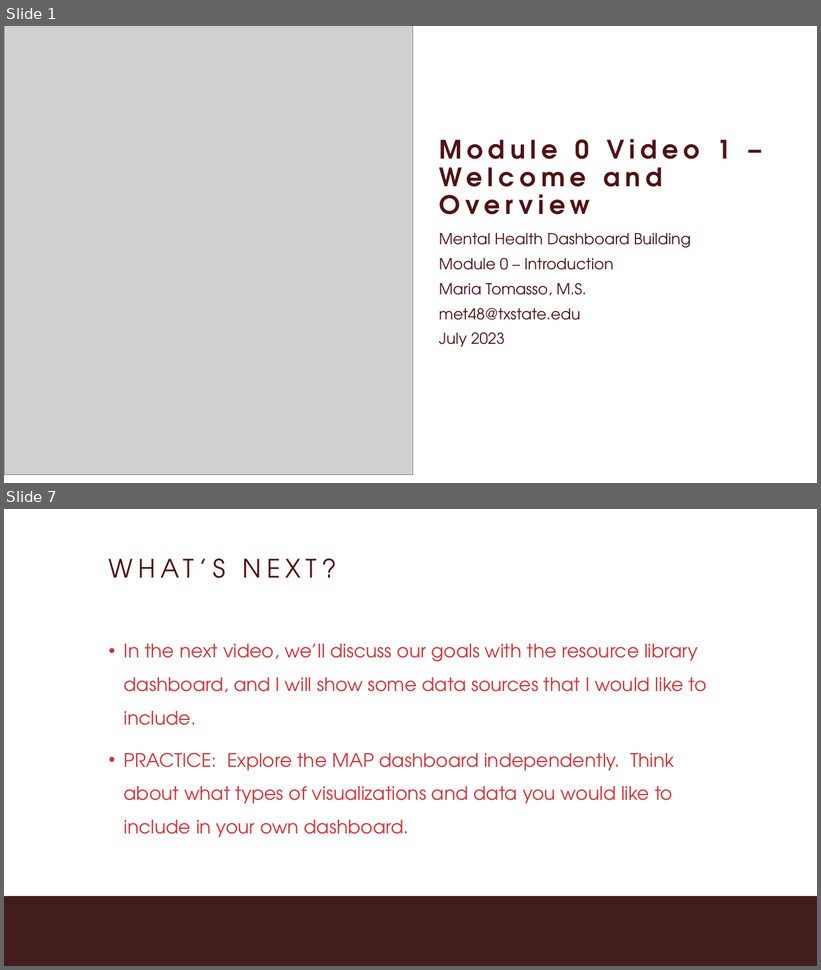
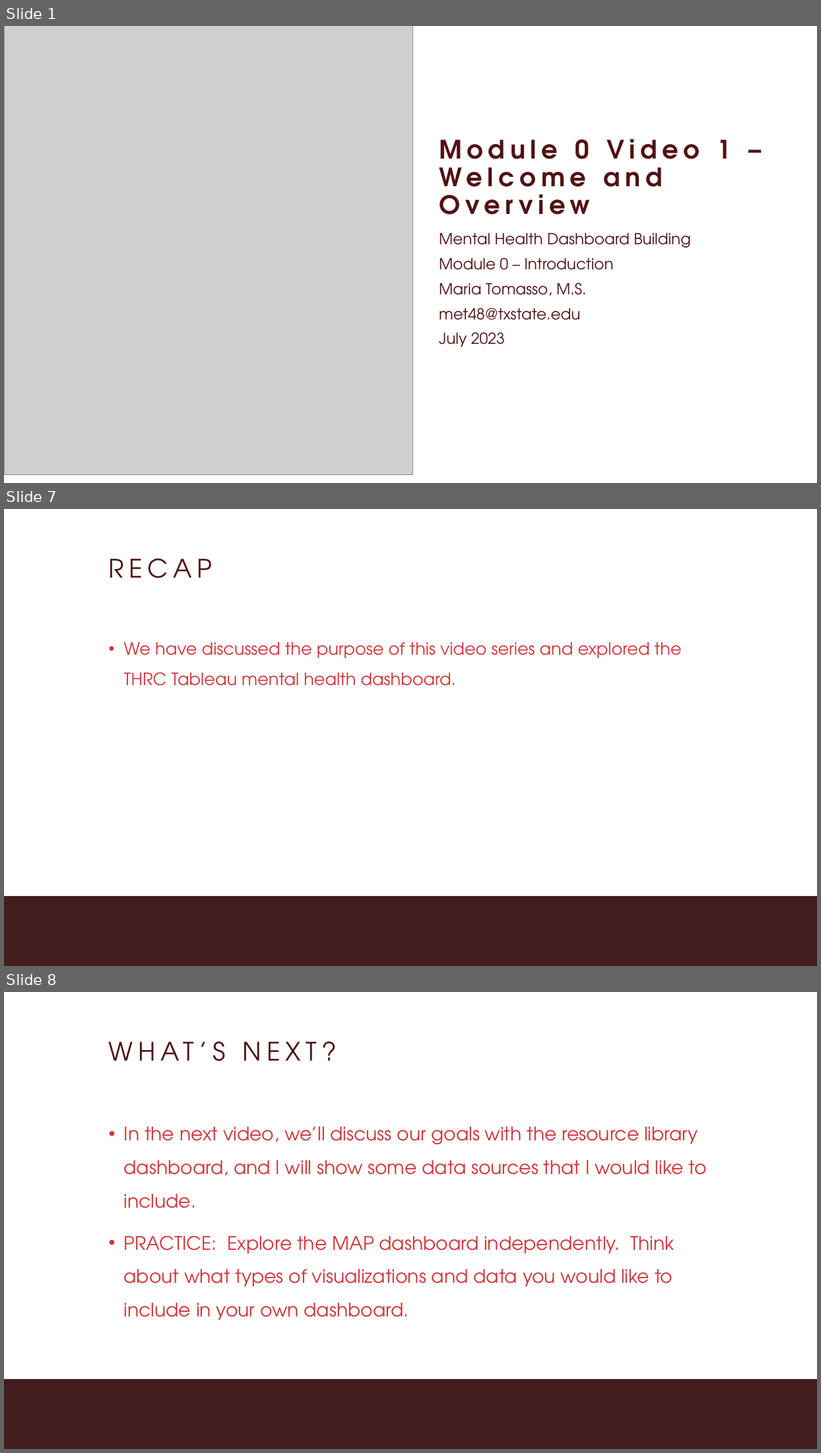
Before and after one commit to MariaElise-T/MH_Dashboard_Tutorial, a slide deck: Formatted Slides/Module0_Video1.pptx. Shown one above the other, each under a label of ours: slides 1 and 7 before the commit, slides 1, 7 and 8 after it; the slides between them are not shown. The pictures are 821x970 and 821x1453 pixels, drawn with LibreOffice and Linux fonts; fonts in the diff are those of the drawing; grey boxes stand for pictures; background and template pictures are left out. Boxes give left, top, right and bottom in pixels: in the first picture for what was removed or moved away, otherwise in the second. Text is boxed around its words. In the diff, an @@ line names an element or a change of style, - is before the commit and + after.

```diff
--- a/Formatted Slides/Module0_Video1.pptx
+++ b/Formatted Slides/Module0_Video1.pptx
@@ slide 7 added at (x1=4, y1=509, x2=817, y2=966), background #FFFFFF; not listed: 1 template element that a slide beside it also shows @@
@@ title added at (x1=109, y1=559, x2=212, y2=578), 60 pt, text #501214 @@
+RECAP
@@ text added at (x1=124, y1=642, x2=682, y2=686), 40 pt, text #D2353A @@
+• We have discussed the purpose of this video series and explored the THRC Tableau mental health dashboard.
@@ what was slide 7 is now slide 8 @@
```
Also in this commit, not shown: 4 slides changed, 13 other files.
